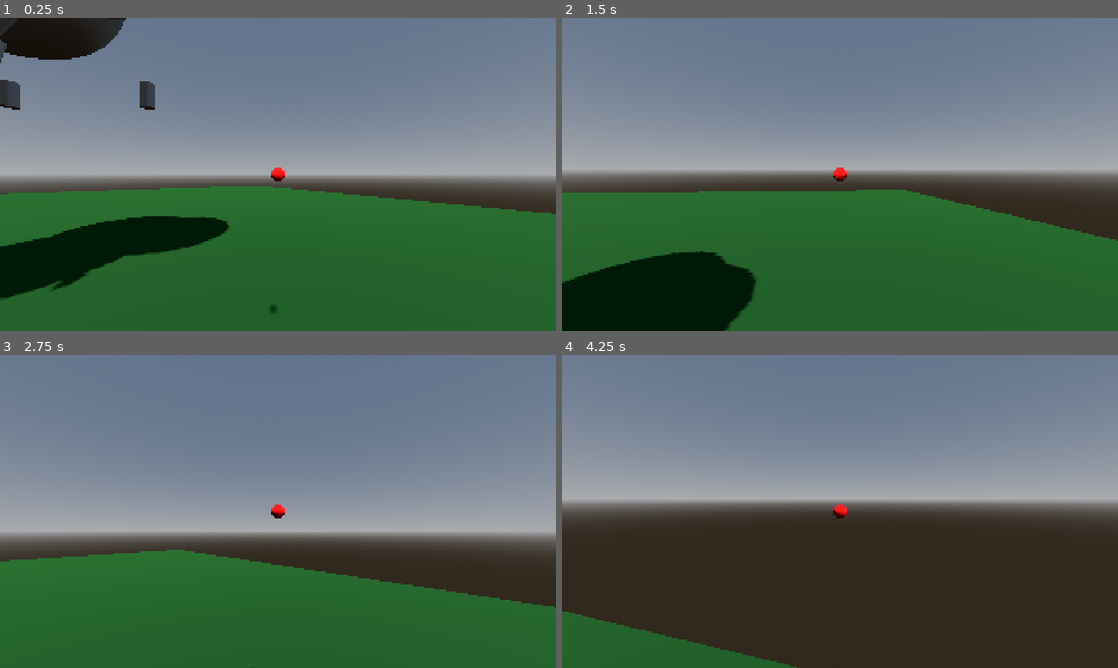
Above: before the commit, frames 1-4 (two rows, left to right).
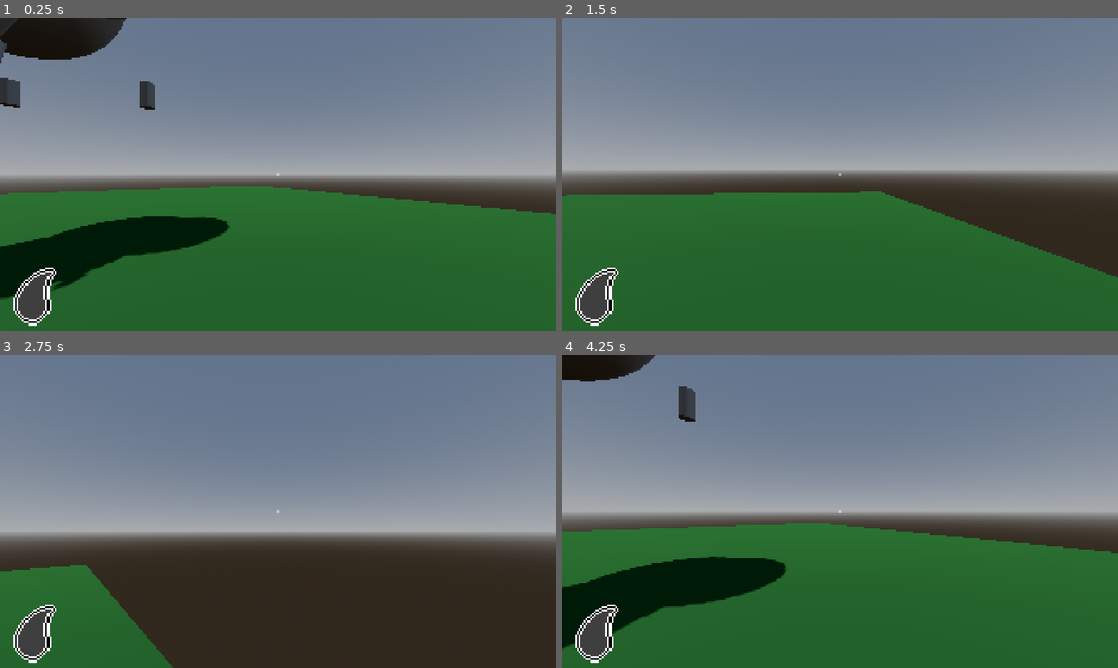
Above: after the commit, the same moments.

Repository: mugrilo18/Need-more
Game: Godot game, scene res://Scenes/Components/World/world.tscn
Two runs of this game, one before a commit and one after it. Both use one fixed random seed, a clock stepped at 60 frames per second and the inputs below.
Inputs (mouse positions are in pixels of both pictures, inside the frame that each line leads up to):
- Up to frame 1 (0.25 s): no input
- Up to frame 2 (1.5 s): tap Enter at 0.5 s; move the mouse to (867, 174) at 0.52 s; hold Shift (sprint, bound only after the commit) 0.53-1.28 s; hold W (move_up) from 0.53 s (still down); tap Space (jump) at 0.77 s; move the mouse to (812, 174) at 1.27 s; tap E (interact) at 1.35 s
- Up to frame 3 (2.75 s): keep holding W (move_up); tap Space (jump) at 1.52 s; tap Shift (sprint, bound only after the commit) at 1.55 s; move the mouse to (289, 505) at 2.02 s; hold Shift (sprint, bound only after the commit) from 2.03 s (still down); tap Q (throw) at 2.1 s
- Up to frame 4 (4.25 s): keep holding W (move_up); move the mouse to (834, 517) at 2.77 s; release Shift (sprint, bound only after the commit) at 2.78 s; tap Shift (sprint, bound only after the commit) at 2.85 s; tap Space (jump) at 3.02, 3.77 s; move the mouse to (878, 514) at 3.52 s; hold Shift (sprint, bound only after the commit) from 3.53 s (still down); tap R (restart, bound only after the commit) at 4.15 s

The runs differ from the first frame. In frame 1, 1.1% of the frame differs, in the area x 0-52%, y 19-99%; in frame 2, 11%; in frame 3, 24%; in frame 4, 49%, in the area x 0-100%, y 0-100%.

Commit message:
Start creating UI, adding player run, andding cooldown machine

Diff:
--- /dev/null
+++ b/Assets/Themes/game_theme.tres
@@ -0,0 +1,12 @@
+[gd_resource type="Theme" format=3 uid="uid://evj7qohe3khw"]
+
+[sub_resource type="StyleBoxFlat" id="StyleBoxFlat_0nr10"]
+bg_color = Color(1, 1, 1, 0.49803922)
+corner_radius_top_left = 10
+corner_radius_top_right = 10
+corner_radius_bottom_right = 10
+corner_radius_bottom_left = 10
+
+[resource]
+CrossHair/base_type = &"Panel"
+CrossHair/styles/panel = SubResource("StyleBoxFlat_0nr10")
--- a/Scenes/Components/Characters/player.tscn
+++ b/Scenes/Components/Characters/player.tscn
@@ -46,6 +46,7 @@
 spring_length = 1.5
 
 [node name="CSGSphere3D" type="CSGSphere3D" parent="Head/SpringArm3D" unique_id=155523811]
+visible = false
 material_override = SubResource("StandardMaterial3D_iwdvq")
 radius = 0.05
 
--- a/Scenes/Components/Machines/oil_machine.tscn
+++ b/Scenes/Components/Machines/oil_machine.tscn
@@ -1,17 +1,47 @@
 [gd_scene format=3 uid="uid://dxdreydgia0ht"]
 
+[ext_resource type="Script" uid="uid://sbu3h3s7hn75" path="res://Scripts/Components/Machines/oil_machine.gd" id="1_hq0oe"]
+
 [sub_resource type="BoxMesh" id="BoxMesh_57qmd"]
+size = Vector3(0.5753174, 0.31201172, 1)
+
+[sub_resource type="BoxMesh" id="BoxMesh_fs0w0"]
+size = Vector3(0.15229797, 0.0960083, 0.4794922)
 
 [sub_resource type="BoxShape3D" id="BoxShape3D_d0u6y"]
+size = Vector3(0.5650635, 0.3076172, 1)
 
-[node name="OilMachine" type="StaticBody3D" unique_id=1663536219]
+[sub_resource type="BoxShape3D" id="BoxShape3D_yf5fn"]
+size = Vector3(0.71221924, 0.460083, 0.4970703)
+
+[node name="OilMachine" type="StaticBody3D" unique_id=1663536219 node_paths=PackedStringArray("cooldown_machine")]
 collision_layer = 8
 collision_mask = 31
+script = ExtResource("1_hq0oe")
+cooldown_machine = NodePath("CooldownMachine")
 
 [node name="MeshInstance3D" type="MeshInstance3D" parent="." unique_id=1266464315]
-transform = Transform3D(5, 0, 0, 0, 5, 0, 0, 0, 1, 0, 2.5, 0)
+transform = Transform3D(5, 0, 0, 0, 5, 0, 0, 0, 1, 0.18585205, 0.7800293, 0)
 mesh = SubResource("BoxMesh_57qmd")
 
+[node name="MeshInstance3D2" type="MeshInstance3D" parent="." unique_id=1665238479]
+transform = Transform3D(5, 0, 0, 0, 5, 0, 0, 0, 1, 0.15155792, 0.24002075, 0.7377145)
+mesh = SubResource("BoxMesh_fs0w0")
+
 [node name="CollisionShape3D" type="CollisionShape3D" parent="." unique_id=1611987217]
-transform = Transform3D(5, 0, 0, 0, 5, 0, 0, 0, 1, 0, 2.5, 0)
+transform = Transform3D(5, 0, 0, 0, 5, 0, 0, 0, 1, 0.17486572, 0.76904297, 0)
 shape = SubResource("BoxShape3D_d0u6y")
+
+[node name="CooldownMachine" type="Timer" parent="." unique_id=1848891210]
+one_shot = true
+
+[node name="Area3D2" type="Area3D" parent="." unique_id=1564285353]
+collision_layer = 8
+collision_mask = 16
+
+[node name="CollisionShape3D" type="CollisionShape3D" parent="Area3D2" unique_id=593239580]
+transform = Transform3D(1, 0, 0, 0, 1, 0, 0, 0, 1, 0.131073, 0.2699585, 0.7120801)
+shape = SubResource("BoxShape3D_yf5fn")
+
+[connection signal="timeout" from="CooldownMachine" to="." method="_on_cooldown_machine_timeout"]
+[connection signal="body_entered" from="Area3D2" to="." method="_on_area_3d_2_body_entered"]
--- a/Scenes/Components/Pickable/stick.tscn
+++ b/Scenes/Components/Pickable/stick.tscn
@@ -6,7 +6,7 @@
 
 [sub_resource type="CylinderShape3D" id="CylinderShape3D_20fpx"]
 
-[node name="Stick" type="RigidBody3D" unique_id=1368799901]
+[node name="Stick" type="RigidBody3D" unique_id=1368799901 groups=["stick"]]
 collision_layer = 16
 collision_mask = 28
 script = ExtResource("1_lturu")
--- a/Scenes/Components/World/world.tscn
+++ b/Scenes/Components/World/world.tscn
@@ -1,6 +1,7 @@
 [gd_scene format=3 uid="uid://clcenh8kb5q65"]
 
 [ext_resource type="PackedScene" uid="uid://ckbcikjesuvo8" path="res://Scenes/Components/World/ground.tscn" id="1_03crl"]
+[ext_resource type="PackedScene" uid="uid://g120ojgjdxyi" path="res://Scenes/UI/hud.tscn" id="1_r27ec"]
 [ext_resource type="PackedScene" uid="uid://qy7w8o6n18s3" path="res://Scenes/Components/Characters/player.tscn" id="2_r27ec"]
 [ext_resource type="PackedScene" uid="uid://dxdreydgia0ht" path="res://Scenes/Components/Machines/oil_machine.tscn" id="3_74cjv"]
 [ext_resource type="PackedScene" uid="uid://bmap8wt4kg41q" path="res://Scenes/Components/Characters/enemy.tscn" id="5_8ho37"]
@@ -20,6 +21,8 @@
 
 [node name="World" type="Node3D" unique_id=1527751486]
 
+[node name="CanvasLayer" parent="." unique_id=687148713 instance=ExtResource("1_r27ec")]
+
 [node name="Environment" type="Node" parent="." unique_id=498969669]
 
 [node name="WorldEnvironment" type="WorldEnvironment" parent="Environment" unique_id=420621895]
@@ -31,16 +34,17 @@
 
 [node name="Ground" parent="Environment" unique_id=740330614 instance=ExtResource("1_03crl")]
 
+[node name="Trees" type="Node3D" parent="Environment" unique_id=1795946227]
+
+[node name="Tree" parent="Environment/Trees" unique_id=2100899579 instance=ExtResource("6_3lr6x")]
+transform = Transform3D(1, 0, 0, 0, 1, 0, 0, 0, 1, -10.166935, 0, 4.0562077)
+
 [node name="Player" parent="." unique_id=2133001960 instance=ExtResource("2_r27ec")]
 transform = Transform3D(-0.83526236, 0, 0.54985166, 0, 1, 0, -0.54985166, 0, -0.83526236, -11.964037, 0, 0)
 
-[node name="OilMachine" parent="." unique_id=1870009809 instance=ExtResource("3_74cjv")]
+[node name="OilMachine" parent="." unique_id=1870009809 node_paths=PackedStringArray("player_ref") instance=ExtResource("3_74cjv")]
 transform = Transform3D(1, 0, 0, 0, 1, 0, 0, 0, 1, -4.88685, 0, -8.112182)
+player_ref = NodePath("../Player")
 
 [node name="Enemy" parent="." unique_id=949111316 instance=ExtResource("5_8ho37")]
 transform = Transform3D(1, 0, 0, 0, 1, 0, 0, 0, 1, -5.6312323, 0, 0)
-
-[node name="Trees" type="Node3D" parent="." unique_id=1795946227]
-
-[node name="Tree" parent="Trees" unique_id=2100899579 instance=ExtResource("6_3lr6x")]
-transform = Transform3D(1, 0, 0, 0, 1, 0, 0, 0, 1, -10.166935, 0, 4.0562077)
--- /dev/null
+++ b/Scenes/UI/hud.tscn
@@ -0,0 +1,47 @@
+[gd_scene format=3 uid="uid://g120ojgjdxyi"]
+
+[ext_resource type="Theme" uid="uid://evj7qohe3khw" path="res://Assets/Themes/game_theme.tres" id="1_sprlj"]
+[ext_resource type="Script" uid="uid://ddfqjhinqskjp" path="res://Scripts/UI/hud.gd" id="1_vsu76"]
+[ext_resource type="Texture2D" uid="uid://j7827prkdvn1" path="res://Assets/Icons/ProgressBar/charge_under.png" id="2_8glcj"]
+[ext_resource type="Texture2D" uid="uid://23tva08n0vmr" path="res://Assets/Icons/ProgressBar/charge_over.png" id="3_vsu76"]
+[ext_resource type="Texture2D" uid="uid://bsa7sjh8q2d5h" path="res://Assets/Icons/ProgressBar/charge_progress.png" id="4_ux5h0"]
+
+[node name="HUD" type="CanvasLayer" unique_id=687148713 node_paths=PackedStringArray("oil_charge")]
+script = ExtResource("1_vsu76")
+oil_charge = NodePath("MarginContainer/TextureProgressBar")
+
+[node name="Crosshair" type="Panel" parent="." unique_id=1307522595]
+custom_minimum_size = Vector2(10, 10)
+anchors_preset = 8
+anchor_left = 0.5
+anchor_top = 0.5
+anchor_right = 0.5
+anchor_bottom = 0.5
+grow_horizontal = 2
+grow_vertical = 2
+size_flags_horizontal = 4
+size_flags_vertical = 4
+theme = ExtResource("1_sprlj")
+theme_type_variation = &"CrossHair"
+
+[node name="MarginContainer" type="MarginContainer" parent="." unique_id=1630703274]
+anchors_preset = 15
+anchor_right = 1.0
+anchor_bottom = 1.0
+grow_horizontal = 2
+grow_vertical = 2
+theme_override_constants/margin_left = 20
+theme_override_constants/margin_top = 20
+theme_override_constants/margin_right = 20
+theme_override_constants/margin_bottom = 20
+
+[node name="TextureProgressBar" type="TextureProgressBar" parent="MarginContainer" unique_id=2136810638]
+custom_minimum_size = Vector2(200, 200)
+layout_mode = 2
+size_flags_horizontal = 0
+size_flags_vertical = 8
+fill_mode = 3
+nine_patch_stretch = true
+texture_under = ExtResource("2_8glcj")
+texture_over = ExtResource("3_vsu76")
+texture_progress = ExtResource("4_ux5h0")
--- /dev/null
+++ b/Scenes/UI/oil_charge.tscn
@@ -0,0 +1,29 @@
+[gd_scene format=3 uid="uid://bdtutvxgxv5hp"]
+
+[ext_resource type="Texture2D" uid="uid://j7827prkdvn1" path="res://Assets/Icons/ProgressBar/charge_under.png" id="1_8wp3x"]
+[ext_resource type="Texture2D" uid="uid://23tva08n0vmr" path="res://Assets/Icons/ProgressBar/charge_over.png" id="1_asgxf"]
+[ext_resource type="Texture2D" uid="uid://bsa7sjh8q2d5h" path="res://Assets/Icons/ProgressBar/charge_progress.png" id="2_fojxg"]
+
+[node name="OilCharge" type="Control" unique_id=1996584460]
+layout_mode = 3
+anchors_preset = 15
+anchor_right = 1.0
+anchor_bottom = 1.0
+grow_horizontal = 2
+grow_vertical = 2
+
+[node name="TextureProgressBar" type="TextureProgressBar" parent="." unique_id=1435000798]
+custom_minimum_size = Vector2(200, 200)
+layout_mode = 0
+offset_left = 20.0
+offset_top = 880.0
+offset_right = 220.0
+offset_bottom = 1080.0
+grow_vertical = 0
+size_flags_horizontal = 0
+size_flags_vertical = 8
+fill_mode = 3
+nine_patch_stretch = true
+texture_under = ExtResource("1_8wp3x")
+texture_over = ExtResource("1_asgxf")
+texture_progress = ExtResource("2_fojxg")
--- a/Scripts/Components/Characters/player.gd
+++ b/Scripts/Components/Characters/player.gd
@@ -1,6 +1,7 @@
 extends CharacterBody3D
+class_name Player
 
-const SPEED = 5.0
+var speed: float = 5.0
 const JUMP_VELOCITY = 4.5
 
 @export var head: Node3D
@@ -30,12 +31,18 @@
 
 	var input_dir := Input.get_vector("move_left", "move_right", "move_up", "move_down")
 	var direction := (transform.basis * Vector3(input_dir.x, 0, input_dir.y)).normalized()
+
+	if Input.is_action_pressed("sprint"):
+		speed = 10.0
+	else:
+		speed = 5.0
+
 	if direction:
-		velocity.x = direction.x * SPEED
-		velocity.z = direction.z * SPEED
+		velocity.x = direction.x * speed
+		velocity.z = direction.z * speed
 	else:
-		velocity.x = move_toward(velocity.x, 0, SPEED)
-		velocity.z = move_toward(velocity.z, 0, SPEED)
+		velocity.x = move_toward(velocity.x, 0, speed)
+		velocity.z = move_toward(velocity.z, 0, speed)
 
 	move_and_slide()
 
@@ -80,7 +87,6 @@
 
 	var required_velocity = direction / delta
 
-	var velocity_correction = required_velocity - grabbed_object.linear_velocity
 	grabbed_object.linear_velocity = required_velocity
 
 	grabbed_object.angular_velocity *= 0.5
--- /dev/null
+++ b/Scripts/Components/Machines/oil_machine.gd
@@ -0,0 +1,15 @@
+extends StaticBody3D
+class_name OilMachine
+
+@export var player_ref: CharacterBody3D
+@export var cooldown_machine: Timer
+
+func _on_area_3d_2_body_entered(body: Node3D) -> void:
+	if body.is_in_group("stick"):
+		player_ref.grabbed_object = null
+		body.queue_free()
+		cooldown_machine.start()
+
+func _on_cooldown_machine_timeout() -> void:
+	PlayerStatus.oil_charge += 50
+	print(PlayerStatus.oil_charge)
--- /dev/null
+++ b/Scripts/Globals/controls.gd
@@ -0,0 +1,10 @@
+extends Node
+
+func _input(event: InputEvent) -> void:
+	if event is InputEventKey:
+		if Input.is_action_just_pressed("quit"):
+			get_tree().quit()
+
+		if Input.is_action_just_pressed("restart"):
+			get_tree().change_scene_to_file("res://Scenes/Components/World/world.tscn")
+			PlayerStatus.oil_charge = 0
--- /dev/null
+++ b/Scripts/Globals/player_status.gd
@@ -0,0 +1,3 @@
+extends Node
+
+var oil_charge: int = 0
--- /dev/null
+++ b/Scripts/UI/hud.gd
@@ -0,0 +1,6 @@
+extends CanvasLayer
+
+@export var oil_charge: TextureProgressBar
+
+func _process(delta: float) -> void:
+	oil_charge.value = PlayerStatus.oil_charge
--- a/project.godot
+++ b/project.godot
@@ -13,7 +13,12 @@
 config/name="Need more"
 run/main_scene="uid://clcenh8kb5q65"
 config/features=PackedStringArray("4.7", "Forward Plus")
-config/icon="res://Assets/icon.svg"
+config/icon="res://Assets/Icons/icon.svg"
+
+[autoload]
+
+PlayerStatus="*uid://dy4jr2mv5k3du"
+Controls="*uid://dvlkhh5d7xcno"
 
 [display]
 
@@ -34,6 +39,10 @@
 "res://Scenes/": "green",
 "res://Scripts/": "red"
 }
+
+[global_group]
+
+stick=""
 
 [input]
 
@@ -72,6 +81,21 @@
 "events": [Object(InputEventKey,"resource_local_to_scene":false,"resource_name":"","device":-1,"window_id":0,"alt_press …(192 unchanged characters)…
 ]
 }
+sprint={
+"deadzone": 0.2,
+"events": [Object(InputEventKey,"resource_local_to_scene":false,"resource_name":"","device":-1,"window_id":0,"alt_pressed":false,"shift_pressed":false,"ctrl_pressed":false,"meta_pressed":false,"pressed":false,"keycode":0,"physical_keycode":4194325,"key_label":0,"unicode":0,"location":0,"echo":false,"script":null)
+]
+}
+quit={
+"deadzone": 0.2,
+"events": [Object(InputEventKey,"resource_local_to_scene":false,"resource_name":"","device":-1,"window_id":0,"alt_pressed":false,"shift_pressed":false,"ctrl_pressed":false,"meta_pressed":false,"pressed":false,"keycode":0,"physical_keycode":4194305,"key_label":0,"unicode":0,"location":0,"echo":false,"script":null)
+]
+}
+restart={
+"deadzone": 0.2,
+"events": [Object(InputEventKey,"resource_local_to_scene":false,"resource_name":"","device":-1,"window_id":0,"alt_pressed":false,"shift_pressed":false,"ctrl_pressed":false,"meta_pressed":false,"pressed":false,"keycode":0,"physical_keycode":82,"key_label":0,"unicode":114,"location":0,"echo":false,"script":null)
+]
+}
 
 [layer_names]
 
@@ -89,4 +113,5 @@
 
 [rendering]
 
+textures/canvas_textures/default_texture_filter=3
 rendering_device/driver.windows="d3d12"
Binary file added: Assets/Icons.aseprite
Binary file added: Assets/Icons/ProgressBar/charge_over.png
Not shown, changed: Assets/Icons/ProgressBar/charge_over.png.import
Binary file added: Assets/Icons/ProgressBar/charge_progress.png
Not shown, added: Assets/Icons/ProgressBar/charge_progress.png.import
Binary file added: Assets/Icons/ProgressBar/charge_under.png
Not shown, added: Assets/Icons/ProgressBar/charge_under.png.import
Renamed: Assets/icon.svg -> Assets/Icons/icon.svg
Not shown, added: Assets/Icons/icon.svg.import
Binary file added: Assets/Progress_bar_test.aseprite
Not shown, added: Scripts/Components/Machines/oil_machine.gd.uid
Not shown, added: Scripts/Globals/controls.gd.uid
(and 2 more such lines)
